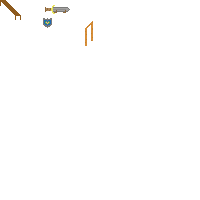
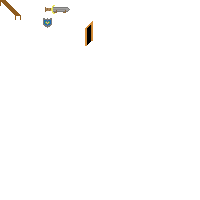
The second 200 x 200 image is a revision of the first. Changes to its layers:
painted on "objects" over [85, 22, 93, 45]
